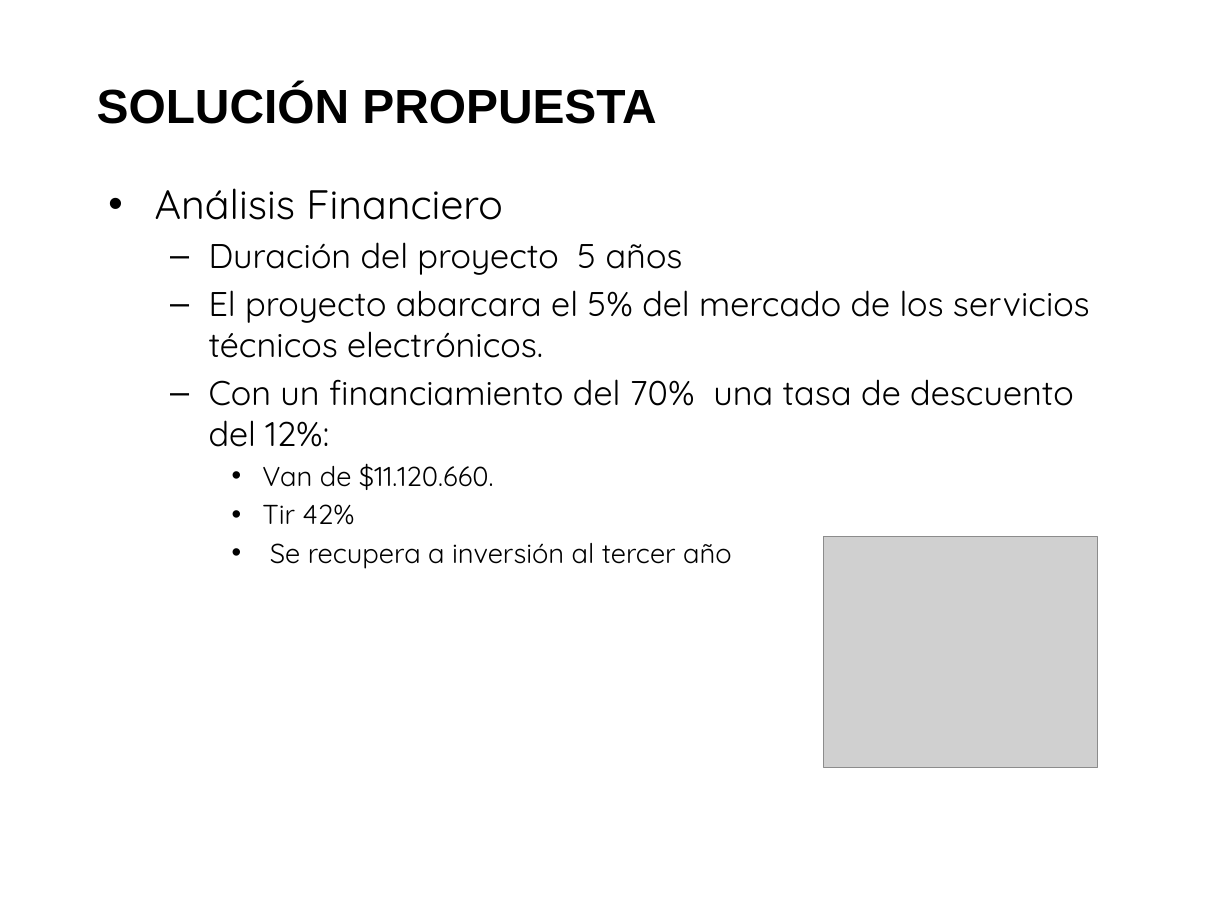
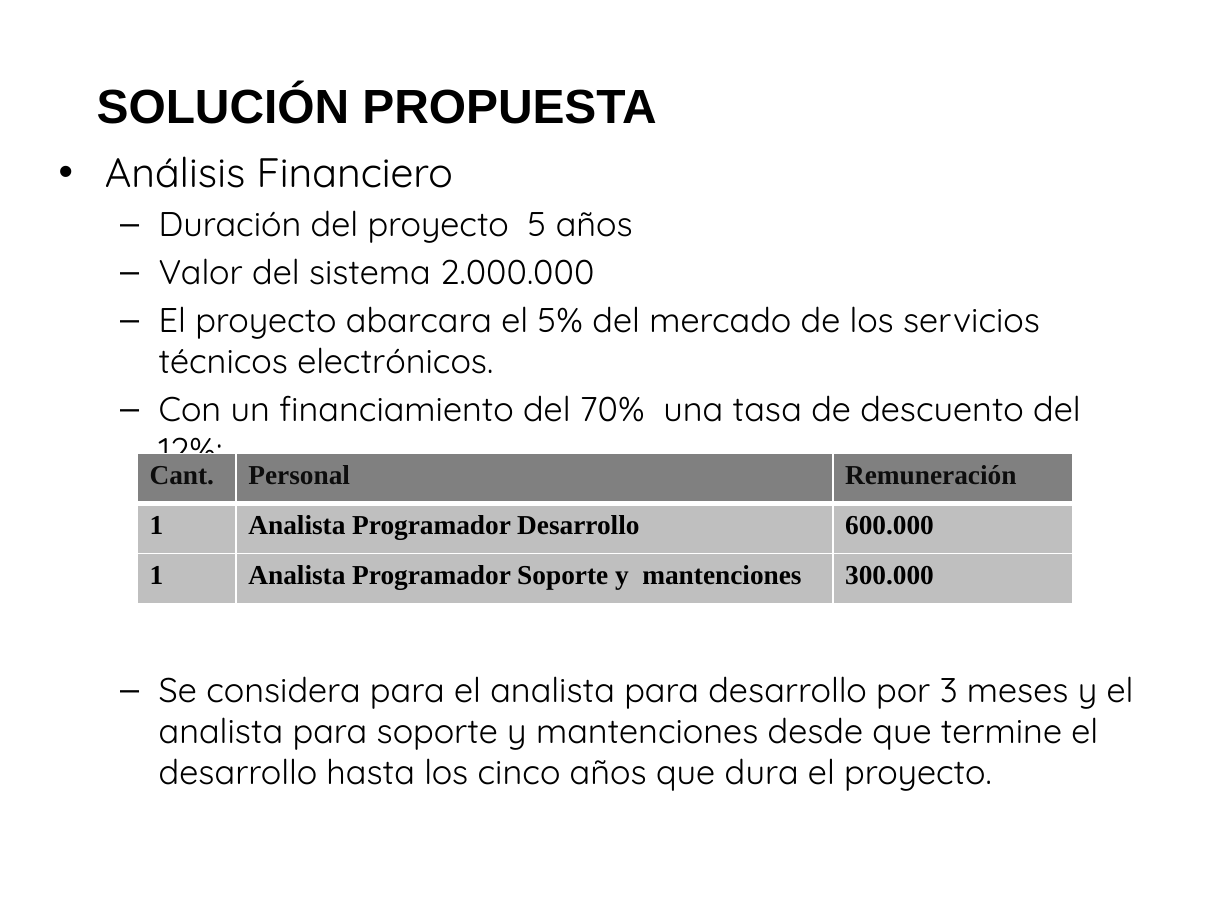
Before and after one commit to saburto/sigset, a slide deck: slide 16 of sigset/documentos/Documentos finales/Presentacion.pptx. Drawn at 1232x924 pixels with LibreOffice and Linux fonts; fonts in the diff are those of the drawing; grey boxes stand for pictures; background and template pictures are left out. Boxes give left, top, right and bottom in pixels: in the first picture for what was removed or moved away, otherwise in the second. Text is boxed around its words. In the diff, an @@ line names an element or a change of style, - is before the commit and + after.

```diff
--- a/sigset/documentos/Documentos finales/Presentacion.pptx
+++ b/sigset/documentos/Documentos finales/Presentacion.pptx
@@ text "Análisis Financiero": place and size @@
-text "Análisis Financiero" at box(155, 188, 1090, 569)
+text "Análisis Financiero" at box(105, 156, 1134, 791)
@@ text at box(159, 258, 594, 285): paragraph added @@
+  – Valor del sistema 2.000.000
@@ table added at box(137, 453, 1072, 604), 3 rows, 3 columns @@
+Cant. | Personal | Remuneración
+1 | Analista Programador Desarrollo | 600.000
+1 | Analista Programador Soporte y mantenciones | 300.000
@@ picture removed at box(824, 537, 1098, 768) @@
@@ text at box(159, 676, 1134, 791): text changed; size 16 to 20 pt @@
-    • Van de $11.120.660.
-    • Tir 42%
-    • Se recupera a inversión al tercer año
+  – Se considera para el analista para desarrollo por 3 meses y el analista para soporte y mantenciones desde que termine el desarrollo hasta los cinco años que dura el proyecto.
```
Also in this commit, not shown: 1 slide added.
